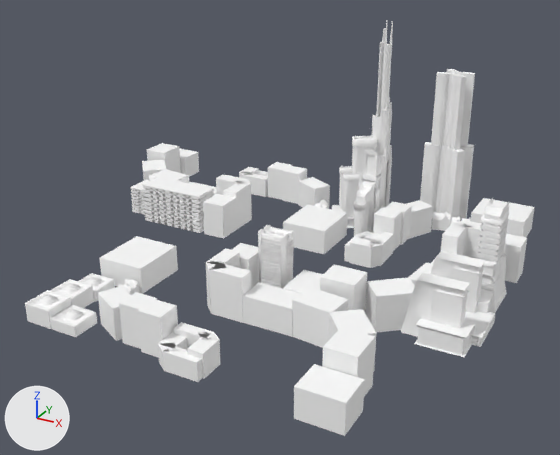
The FBX model DX11Game/data/model/city2.fbx, before and after one commit.
Rendered twice from a 50 mm camera at (1.51, -2.28, 2.01) aimed at (-0.37, 1.13, 0.31). Lighting does not change. The marker at lower left points along +X, +Y and +Z. Where no turn or scale is listed for an object, it has been applied to the vertices.

In view in the first picture: 'The_City:bldgs2', 'The_City:mesh01'.
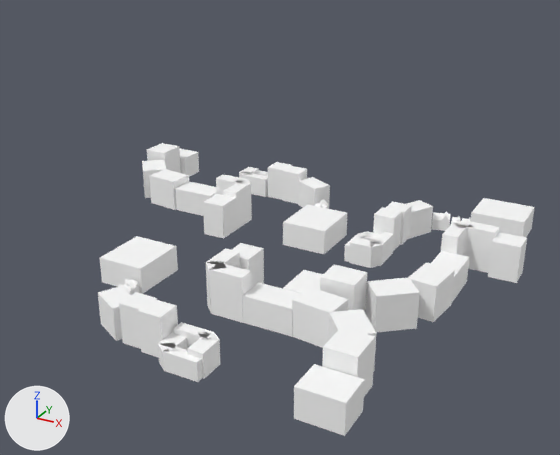
What differs and where, as boxes (x1, y1, x2, y2) in the pictures (560 x 455 px):
'The_City:bldgs2', deleted: before (25, 21, 509, 357)

The change, as a list of edits to the scene's bpy script:
```text
Remove ob_the_city_bldgs2:
    ob_the_city_bldgs2 = bpy.data.objects.new('The_City:bldgs2', me_メッシュ_005)
    ob_the_city_bldgs2.location = (0.0, 0.0, 0.0)
```
